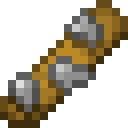
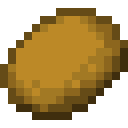
Before/after of a (128, 128) layered artwork. What changed in the layer stack:
added group "design2" with 7 layers above "design1" over [left=0, top=8, right=128, bottom=120]
added layer "图层 2" in group "design2" over [left=0, top=8, right=128, bottom=112]
added layer "图层 1" in group "design2" over [left=0, top=8, right=128, bottom=120]
moved "nugget de" into group "design1" over [left=8, top=8, right=104, bottom=112]
moved "layer1" into group "design1" over [left=0, top=0, right=128, bottom=128]
